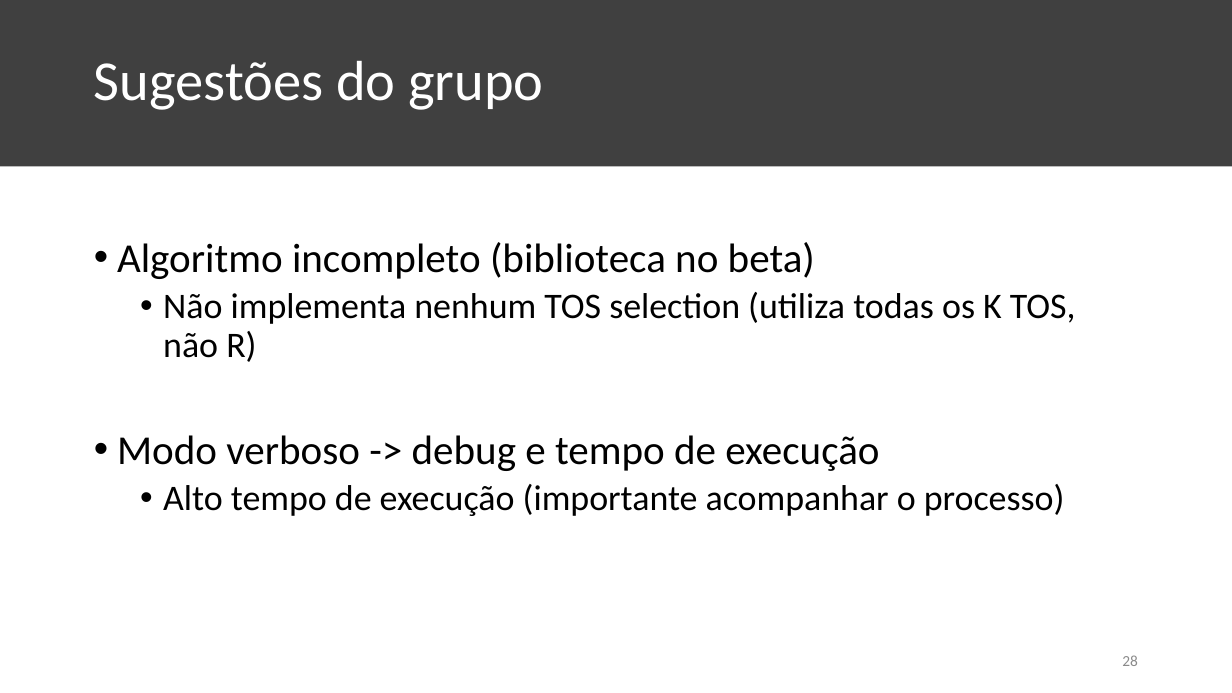
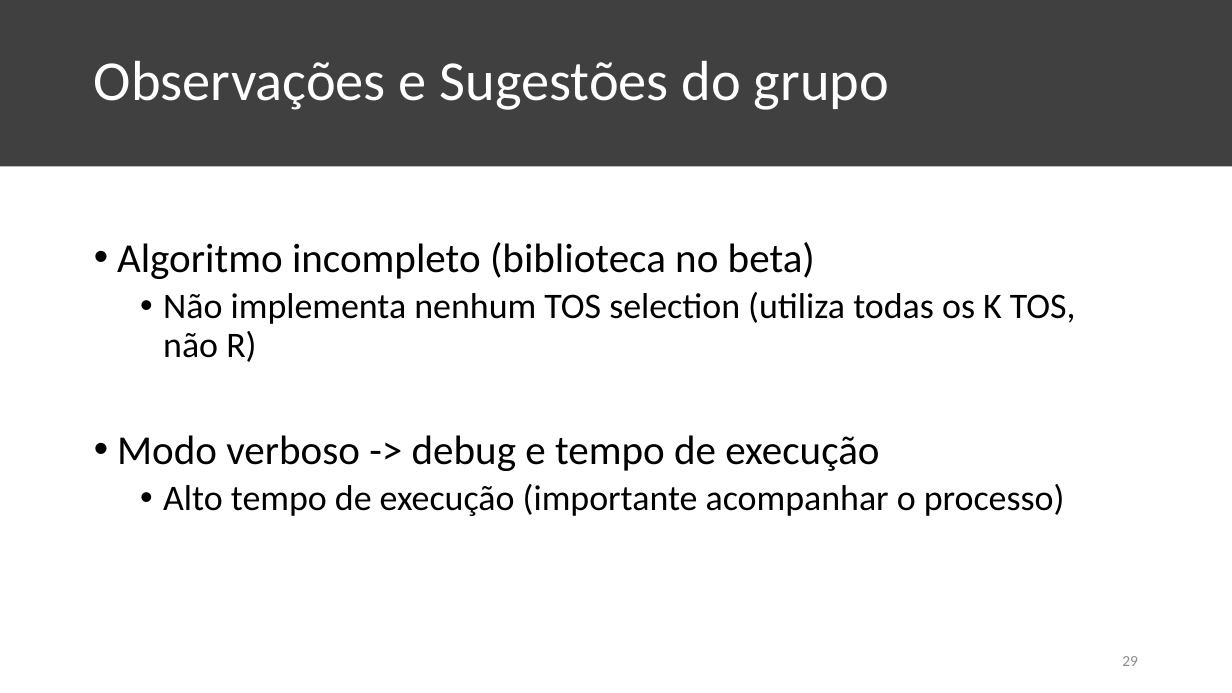
Before and after one commit to KaioAlex/DigitalSecurity, a slide deck: slide 29 of XGBOD-Seminar/XGBOD Seminar.pptx (slide 28 before the commit). Drawn at 1232x693 pixels with LibreOffice and Linux fonts; fonts in the diff are those of the drawing. Boxes give left, top, right and bottom in pixels: in the first picture for what was removed or moved away, otherwise in the second. Text is boxed around its words. In the diff, an @@ line names an element or a change of style, - is before the commit and + after.

```diff
--- a/XGBOD-Seminar/XGBOD Seminar.pptx
+++ b/XGBOD-Seminar/XGBOD Seminar.pptx
@@ title at (x1=94, y1=61, x2=889, y2=110): text changed @@
-Sugestões do grupo
+Observações e Sugestões do grupo
@@ page number at (x1=1122, y1=656, x2=1138, y2=666): text changed @@
-28
+29
```
Also in this commit, not shown: 9 other slides changed, 1 slide added, 1 slide removed.
